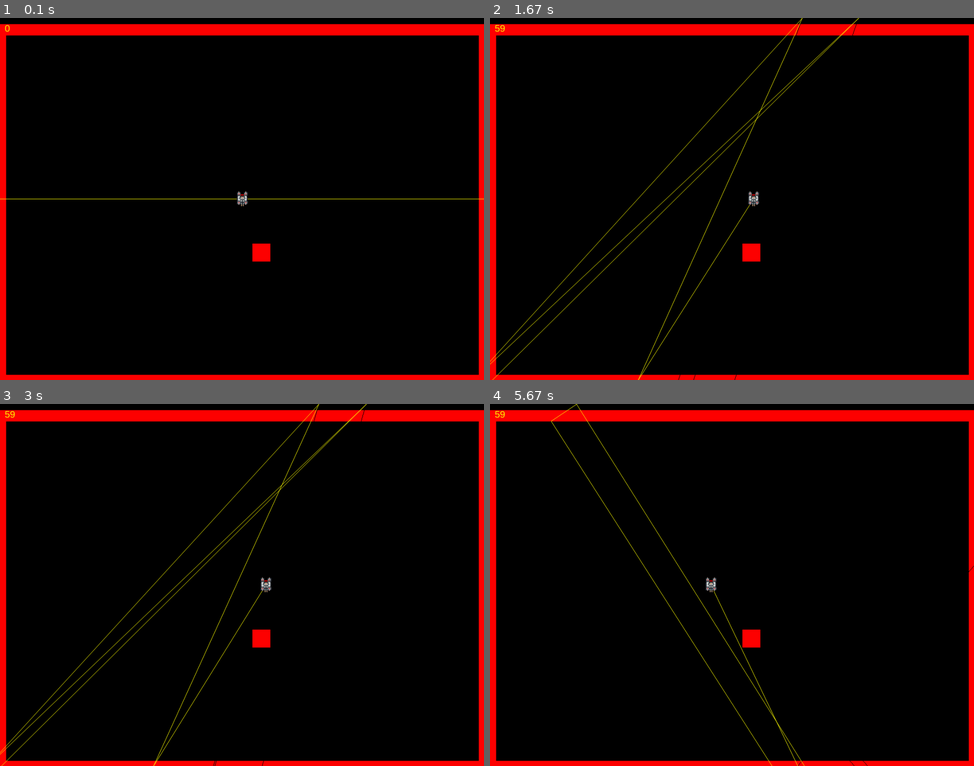
Above: before the commit, frames 1-4 (two rows, left to right).
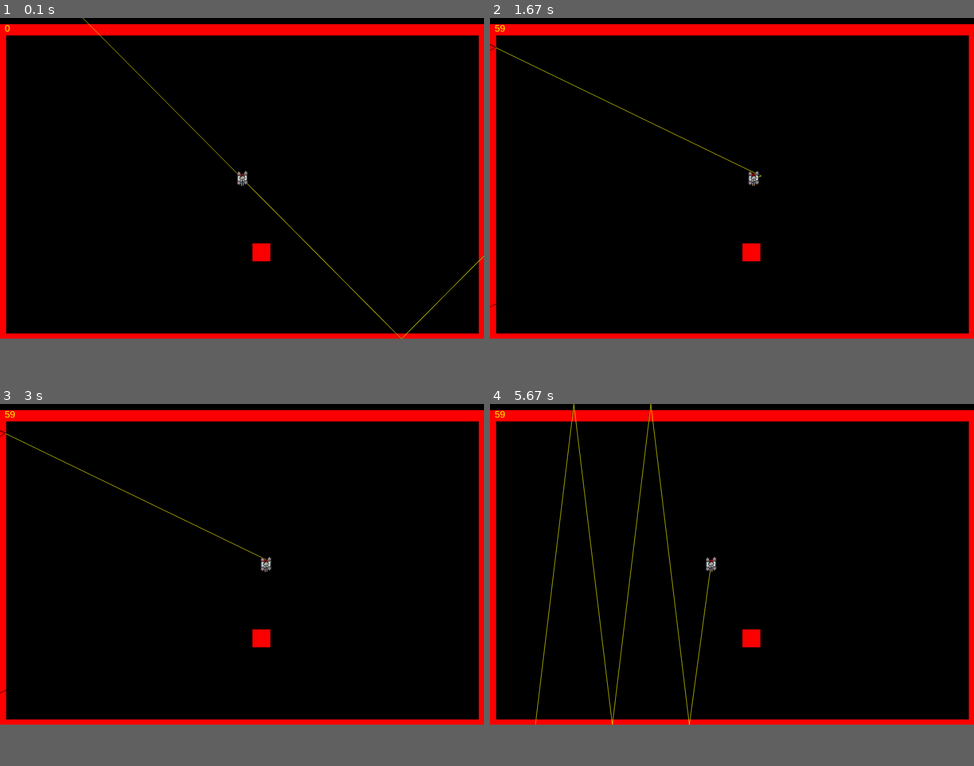
Above: after the commit, the same moments.

Repository: jonalfarlinga/lazars
Game: pygame game, started from lazars_main.py
Same seed, same stepped clock (60 frames per second), same inputs: the game is played once before the commit and once after it.
Inputs:
- Up to frame 1 (0.1 s): no input
- Up to frame 2 (1.67 s): hold Right 0.33-0.8 s; hold Right 0.83-1.3 s; hold D 0.83-1.3 s; hold Left from 1.33 s (still down); hold A from 1.33 s (still down)
- Up to frame 3 (3 s): release Left at 1.87 s; release A at 1.87 s; hold Left 1.9-2.3 s; hold A 1.9-2.3 s; hold Right 2.33-2.97 s; hold D 2.33-2.97 s
- Up to frame 4 (5.67 s): hold Left 3-3.47 s; hold A 3-3.47 s; hold Right 3.5-3.97 s; hold D 3.5-3.97 s; hold Right 4-4.47 s; hold D 4-4.47 s; hold Left 4.5-5.03 s; hold A 4.5-5.03 s; hold Left 5.07-5.47 s; hold A 5.07-5.47 s; hold Right from 5.5 s (still down); hold D from 5.5 s (still down)
The window is 900x674 before the commit and 900x597 after it. Grey fills any space a smaller window leaves; there, only what the larger window draws over its background counts as a difference.

The runs differ from the first frame. In frame 1, 3.9% of the frame differs, in the area x 0-100%, y 0-100%; in frame 2, 4.6%; in frame 3, 4.6%; in frame 4, 4.8%.

Commit message:
lines are rects

Diff:
--- a/constants.py
+++ b/constants.py
@@ -7,7 +7,7 @@
 
 # initialize assets
 SCREEN_WIDTH = 1024
-SCREEN_HEIGHT = 767
+SCREEN_HEIGHT = 680
 BORDER_WIDTH = 12
 TOP_PAD = 24
 
--- a/entities.py
+++ b/entities.py
@@ -6,7 +6,7 @@
 
 class Player(pygame.sprite.Sprite):
     # image = pygame.image.load(os.path.join("assets", "player.png"))
-    direction = 0  # player facing in radians
+    direction = .79  # player facing in radians
     bounces = 5
     speed = 5
     img_source = os.path.join("assets", "tank.png")
--- /dev/null
+++ b/stash.txt
@@ -0,0 +1,112 @@
+
+'''
+# given a point, bearing and list of rects
+# finds the line and 4 reflections, and returns a list of point pairs.
+def calculate_line(source, deg, rects, bounces):
+    bounce_points = []
+    uvx, uvy = deg_to_vector(deg)
+    while source and len(bounce_points) < bounces:
+        bounce = None
+        if uvx > .7071 and (-.7072 <= uvy <= .7072):
+            # start = source
+            # for range(start, SCREEN, 20)
+            #     if collide:
+            #         continue (start = start, end = current range)
+            # else:
+            #     start = current range
+            start = source
+            vector_dif = round(uvy / uvx, 5)
+            for runx in range(start[0] + 1, SCREEN_WIDTH + 20, 20):
+                for rect in rects:
+                    runy = proper_round(
+                        start[1] + (runx - start[0]) * vector_dif
+                    )
+                    if rect.collidepoint((runx, runy)):
+                        for x2 in range(start[0] + 1, runx + 1):
+                            y2 = proper_round(
+                                runy + (x2 - runx) * vector_dif
+                            )
+                            if rect.collidepoint((x2, y2)):
+                                bounce = ((x2, y2))
+                                uvx, uvy = reflect_direction(uvx, uvy, x2 - 1,
+                                                             rect, True)
+                                break
+                    if bounce:
+                        break
+                if bounce:
+                    break
+                start = runx, runy
+        elif uvx <= -.7071 and (-.7072 <= uvy <= .7072):
+            start = source
+            vector_dif = round(uvy / uvx, 5)
+            for runx in reversed(range(0, start[0] - 1, 20)):
+                for rect in rects:
+                    runy = proper_round(
+                        start[1] + (runx - start[0]) * vector_dif
+                    )
+                    if rect.collidepoint((runx, runy)):
+                        for x2 in reversed(range(runx - 1, start[0])):
+                            y2 = proper_round(
+                                runy + (runx - runx) * vector_dif
+                            )
+                            if rect.collidepoint((x2, y2)):
+                                bounce = ((x2, y2))
+                                uvx, uvy = reflect_direction(uvx, uvy, x2 + 1,
+                                                             rect, True)
+                                break
+                    if bounce:
+                        break
+                if bounce:
+                    break
+                start = runx, runy
+        elif uvy > .7071 and (-.7072 <= uvx <= .7072):
+            start = source
+            vector_dif = round(uvx / uvy, 5)
+            for runy in range(start[1] + 1, SCREEN_HEIGHT + 20, 20):
+                for rect in rects:
+                    runx = proper_round(
+                        start[0] + (runy - start[1]) * vector_dif
+                    )
+                    if rect.collidepoint((runx, runy)):
+                        for y2 in range(start[1] + 1, runy + 1):
+                            x2 = proper_round(
+                                runx + (y2 - runy) * vector_dif
+                            )
+                            if rect.collidepoint((x2, y2)):
+                                bounce = ((x2, y2))
+                                uvx, uvy = reflect_direction(uvx, uvy, y2 - 1,
+                                                             rect, False)
+                                break
+                    if bounce:
+                        break
+                if bounce:
+                    break
+        elif uvy <= -.7071 and (-.7072 <= uvx <= .7072):
+            start = source
+            vector_dif = round(uvx / uvy, 5)
+            for runy in reversed(range(0, start[1] - 1, 20)):
+                for rect in rects:
+                    runx = proper_round(
+                        start[0] + (runy - start[1]) * vector_dif
+                    )
+                    if rect.collidepoint((runx, runy)):
+                        for y2 in reversed(range(runy, start[1])):
+                            x2 = proper_round(
+                                runx + (y2 - runy) * vector_dif
+                            )
+                            if rect.collidepoint((x2, y2)):
+                                bounce = ((x2, y2))
+                                uvx, uvy = reflect_direction(uvx, uvy, y2 + 1,
+                                                             rect, False)
+                                break
+                    if bounce:
+                        break
+                if bounce:
+                    break
+        if bounce:
+            bounce_points.append(bounce)
+            source = bounce
+        else:
+            source = None
+    return bounce_points
+'''
--- a/vector_math.py
+++ b/vector_math.py
@@ -10,7 +10,6 @@
         math.sin((deg * math.pi) / 180)
     )
     return unit_vector
-
 
 
 # radian to vector
@@ -80,119 +79,6 @@
     return uvx, uvy
 
 
-'''
-# given a point, bearing and list of rects
-# finds the line and 4 reflections, and returns a list of point pairs.
-def calculate_line(source, deg, rects, bounces):
-    bounce_points = []
-    uvx, uvy = deg_to_vector(deg)
-    while source and len(bounce_points) < bounces:
-        bounce = None
-        if uvx > .7071 and (-.7072 <= uvy <= .7072):
-            # start = source
-            # for range(start, SCREEN, 20)
-            #     if collide:
-            #         continue (start = start, end = current range)
-            # else:
-            #     start = current range
-            start = source
-            vector_dif = round(uvy / uvx, 5)
-            for runx in range(start[0] + 1, SCREEN_WIDTH + 20, 20):
-                for rect in rects:
-                    runy = proper_round(
-                        start[1] + (runx - start[0]) * vector_dif
-                    )
-                    if rect.collidepoint((runx, runy)):
-                        for x2 in range(start[0] + 1, runx + 1):
-                            y2 = proper_round(
-                                runy + (x2 - runx) * vector_dif
-                            )
-                            if rect.collidepoint((x2, y2)):
-                                bounce = ((x2, y2))
-                                uvx, uvy = reflect_direction(uvx, uvy, x2 - 1,
-                                                             rect, True)
-                                break
-                    if bounce:
-                        break
-                if bounce:
-                    break
-                start = runx, runy
-        elif uvx <= -.7071 and (-.7072 <= uvy <= .7072):
-            start = source
-            vector_dif = round(uvy / uvx, 5)
-            for runx in reversed(range(0, start[0] - 1, 20)):
-                for rect in rects:
-                    runy = proper_round(
-                        start[1] + (runx - start[0]) * vector_dif
-                    )
-                    if rect.collidepoint((runx, runy)):
-                        for x2 in reversed(range(runx - 1, start[0])):
-                            y2 = proper_round(
-                                runy + (runx - runx) * vector_dif
-                            )
-                            if rect.collidepoint((x2, y2)):
-                                bounce = ((x2, y2))
-                                uvx, uvy = reflect_direction(uvx, uvy, x2 + 1,
-                                                             rect, True)
-                                break
-                    if bounce:
-                        break
-                if bounce:
-                    break
-                start = runx, runy
-        elif uvy > .7071 and (-.7072 <= uvx <= .7072):
-            start = source
-            vector_dif = round(uvx / uvy, 5)
-            for runy in range(start[1] + 1, SCREEN_HEIGHT + 20, 20):
-                for rect in rects:
-                    runx = proper_round(
-                        start[0] + (runy - start[1]) * vector_dif
-                    )
-                    if rect.collidepoint((runx, runy)):
-                        for y2 in range(start[1] + 1, runy + 1):
-                            x2 = proper_round(
-                                runx + (y2 - runy) * vector_dif
-                            )
-                            if rect.collidepoint((x2, y2)):
-                                bounce = ((x2, y2))
-                                uvx, uvy = reflect_direction(uvx, uvy, y2 - 1,
-                                                             rect, False)
-                                break
-                    if bounce:
-                        break
-                if bounce:
-                    break
-        elif uvy <= -.7071 and (-.7072 <= uvx <= .7072):
-            start = source
-            vector_dif = round(uvx / uvy, 5)
-            for runy in reversed(range(0, start[1] - 1, 20)):
-                for rect in rects:
-                    runx = proper_round(
-                        start[0] + (runy - start[1]) * vector_dif
-                    )
-                    if rect.collidepoint((runx, runy)):
-                        for y2 in reversed(range(runy, start[1])):
-                            x2 = proper_round(
-                                runx + (y2 - runy) * vector_dif
-                            )
-                            if rect.collidepoint((x2, y2)):
-                                bounce = ((x2, y2))
-                                uvx, uvy = reflect_direction(uvx, uvy, y2 + 1,
-                                                             rect, False)
-                                break
-                    if bounce:
-                        break
-                if bounce:
-                    break
-        if bounce:
-            bounce_points.append(bounce)
-            source = bounce
-        else:
-            source = None
-    return bounce_points
-'''
-
-
 # assumes all collision rects are square.
 def find_bounce(source, rad, rects, ray):
     if rad < PI:
@@ -200,21 +86,21 @@
     else:
         refrad = rad - PI
     collide_list = ray.collidelistall(rects)
-    if PI * 1.25 < refrad <= PI * 1.75:  # 5pi/4 to 7pi/4
+    if PI * 1.25 < refrad <= PI * 1.75:  # 5pi/4 to 7pi/4 - horizontal wall
         stop = 0
         for index in collide_list:
             rect = rects[index]
             if rect.bottom > stop:
                 stop = rect.bottom
         y2 = stop
-        x2 = source[1] + (
-            (stop - source[0]) * math.cos(rad) / math.sin(rad)
+        x2 = source[0] + (
+            (stop - source[1]) * math.cos(rad) / math.sin(rad)
         )
-        if rad < PI:
-            rad = PI2 + PI - rad
-        else:
-            rad = PI2 + PI - rad
-    elif PI * .75 < refrad <= PI * 1.25:  # 3pi/4 to 5pi/4
+        # if rad < PI:
+        #    rad = PI2 - PI - rad
+        # else:
+        rad = -PI - rad
+    elif PI * .75 < refrad <= PI * 1.25:  # 3pi/4 to 5pi/4 - vertical wall
         stop = SCREEN_WIDTH
         for index in collide_list:
             rect = rects[index]
@@ -224,11 +110,11 @@
         y2 = source[1] + (
             (stop - source[0]) * math.sin(rad) / math.cos(rad)
         )
-        if rad < PI:
-            rad = PI2 + PI - rad
-        else:
-            rad = PI2 + PI - rad
-    elif PI / 4 < refrad <= PI * .75:  # pi/4 to 3pi/4
+        # if rad < PI:
+        #    rad = PI - rad
+        # else:
+        rad = -rad
+    elif PI / 4 < refrad <= PI * .75:  # pi/4 to 3pi/4 - horizontal wall
         stop = SCREEN_HEIGHT
         for index in collide_list:
             rect = rects[index]
@@ -238,11 +124,11 @@
         x2 = source[0] + (
             (stop - source[1]) * math.cos(rad) / math.sin(rad)
         )
-        if rad < PI:
-            rad = PI2 + PI - rad
-        else:
-            rad = PI2 + PI - rad
-    else:   # remaimder is < pi/4 or > 7pi/4
+        # if rad < PI:
+        #    rad = PI2 + PI - rad
+        # else:
+        rad = -PI - rad
+    else:   # remaimder is < pi/4 or > 7pi/4 - vertical wall
         stop = 0
         for index in collide_list:
             rect = rects[index]
@@ -252,10 +138,15 @@
         y2 = source[1] + (
             (stop - source[0]) * math.sin(rad) / math.cos(rad)
         )
-        if rad < PI:
-            rad = PI2 + PI - rad
-        else:
-            rad = PI2 + PI - rad
+        # if rad < PI:
+        #    rad = PI2 + PI - rad
+        # else:
+        rad = -rad
+    while rad > PI2 or rad < 0:
+        if rad < 0:
+            rad += PI2
+        elif rad > PI2:
+            rad -= PI2
     return x2, y2, rad
 
 
@@ -284,12 +175,12 @@
             wally = source[1] + (
                 (0 - source[0]) * math.sin(rad) / math.cos(rad)
             )
-        elif PI * 1.25 < rad <= PI * 1.75:  # 5pi//4 to 7pi/4
+        elif PI * 1.25 < rad <= PI * 1.75:  # 5pi/4 to 7pi/4
             wally = 0
             wallx = source[0] + (
                 (0 - source[1]) * math.cos(rad) / math.sin(rad)
             )
-        else:   # remainder is < p/4 or > 7pi/4
+        else:               # remainder is < p/4 or > 7pi/4
             wallx = SCREEN_WIDTH
             wally = source[1] + (
                 (SCREEN_WIDTH - source[0]) * math.sin(rad) / math.cos(rad)
